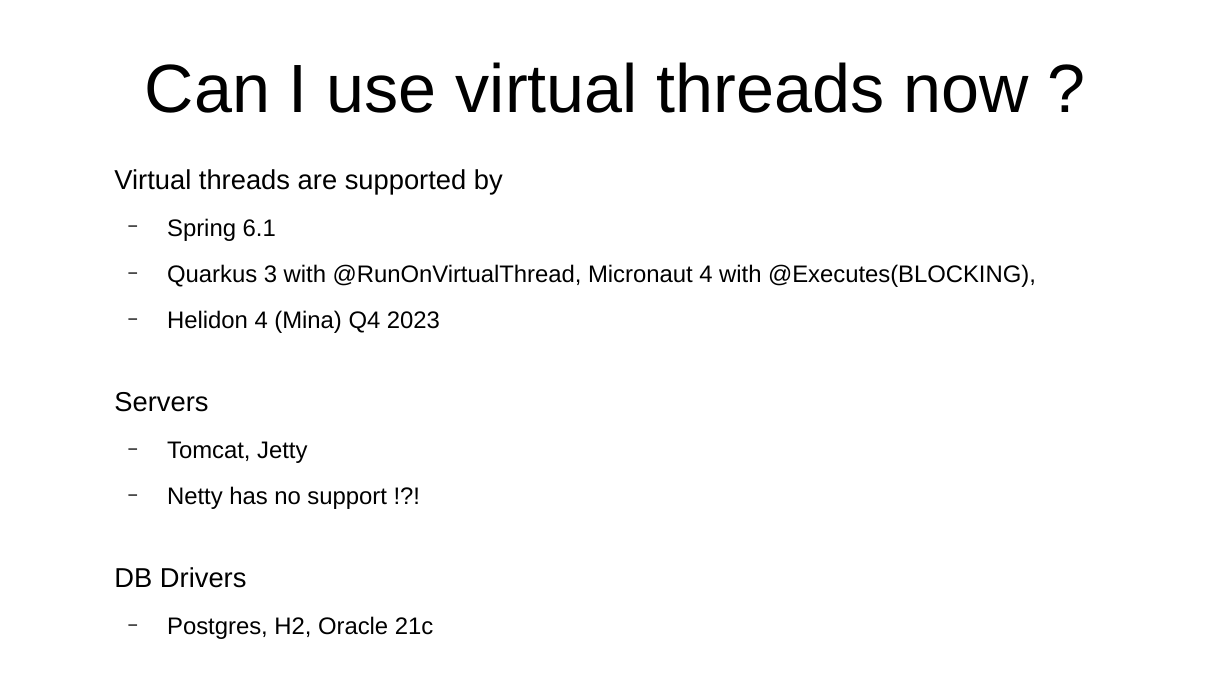
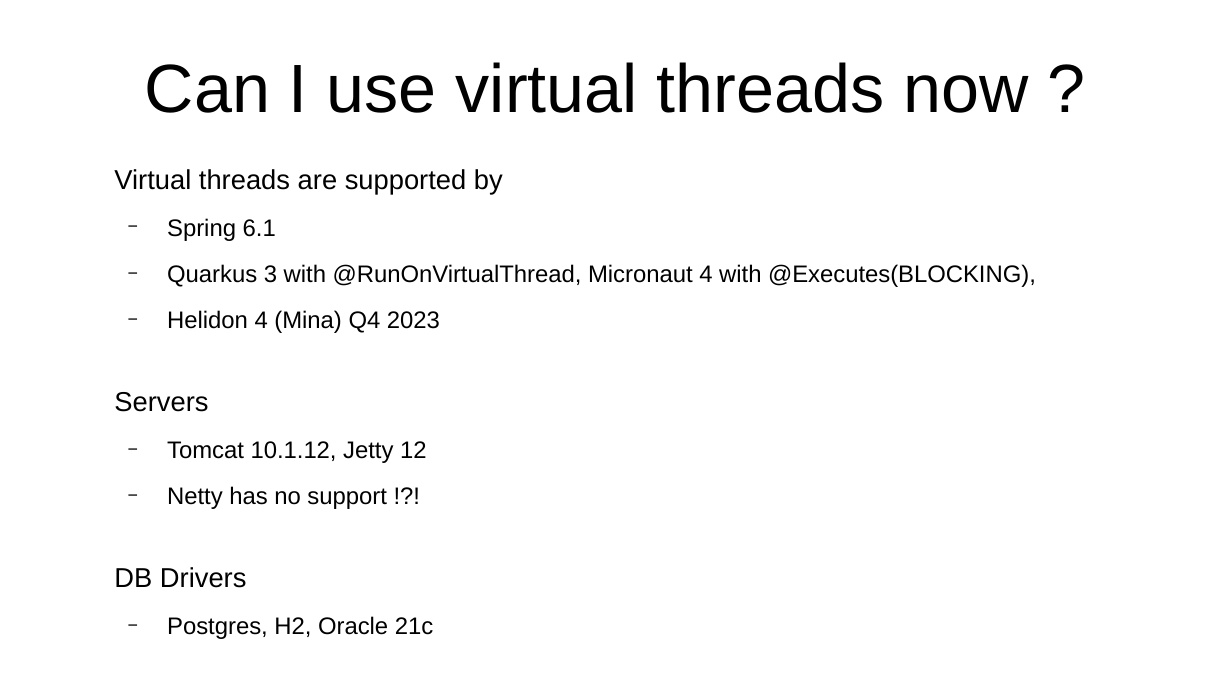
Before and after one commit to forax/java-21-demo, a slide deck: slide 42 of Java 21 add sparkle to your life.odp (slide 41 before the commit). Drawn at 1232x693 pixels with LibreOffice and Linux fonts; fonts in the diff are those of the drawing. Boxes give left, top, right and bottom in pixels: in the first picture for what was removed or moved away, otherwise in the second. Text is boxed around its words. In the diff, an @@ line names an element or a change of style, - is before the commit and + after.

```diff
--- a/Java 21 add sparkle to your life.odp
+++ b/Java 21 add sparkle to your life.odp
@@ text at <box>167,441,427,463</box>: text changed @@
-  − Tomcat, Jetty
+  − Tomcat 10.1.12, Jetty 12
```
Also in this commit, not shown: 1 slide added, 1 other file.
